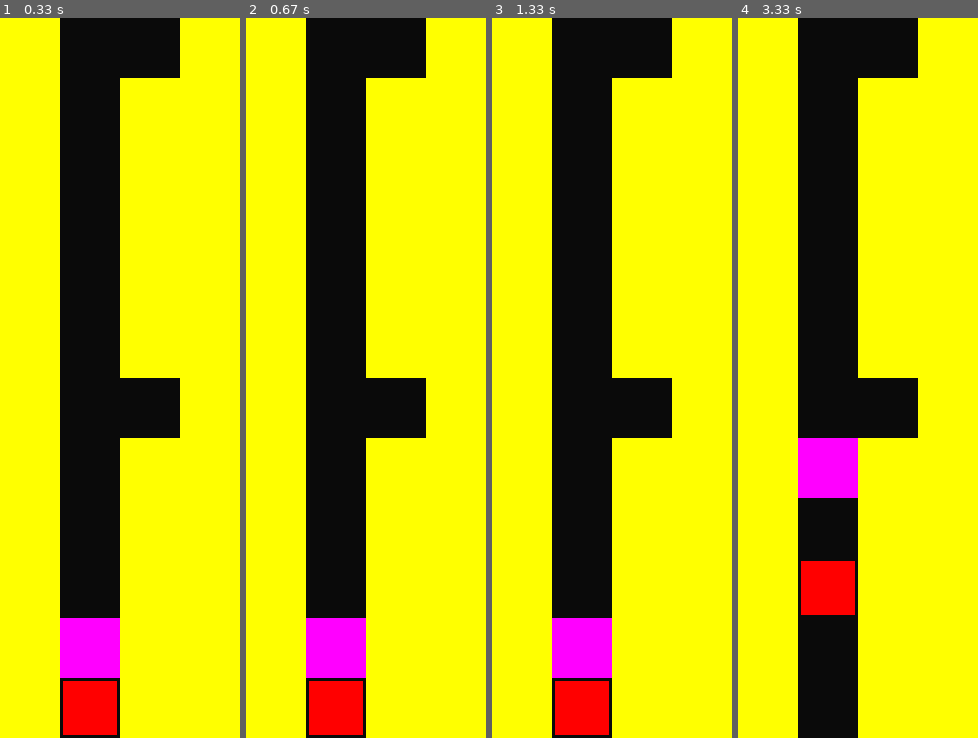
Above: before the commit, frames 1-4 (left to right).
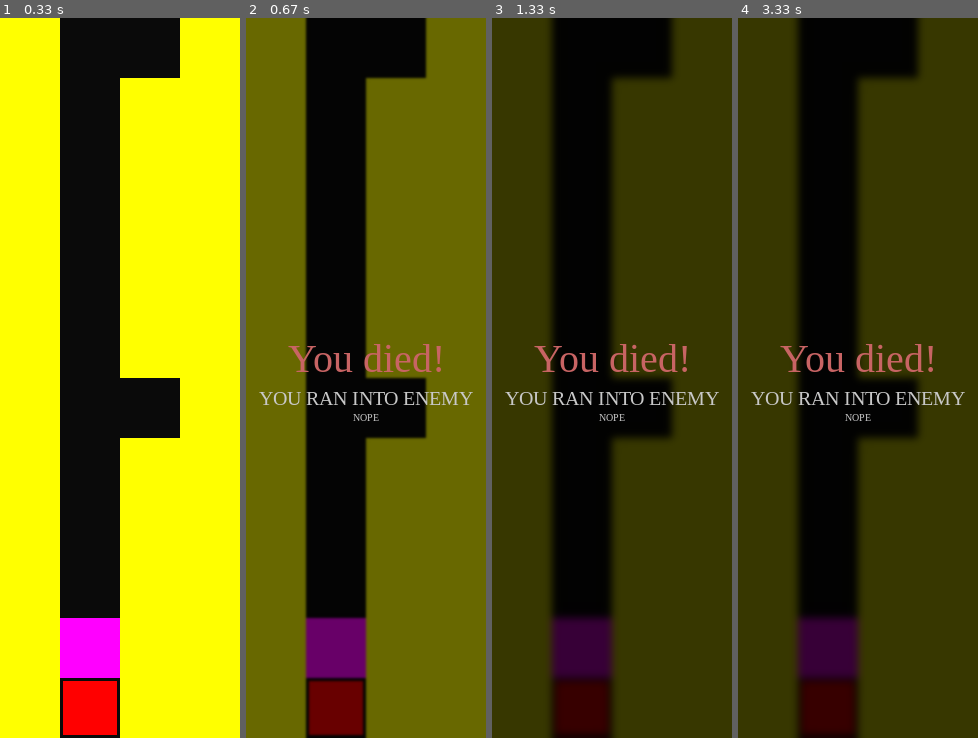
Above: after the commit, the same moments.

Repository: WingedSeal/mazegame
Game: pygame game, started from src/main.py
Same seed, same stepped clock (60 frames per second), same inputs: the game is played once before the commit and once after it.
Inputs:
- Up to frame 1 (0.33 s): no input
- Up to frame 2 (0.67 s): no input
- Up to frame 3 (1.33 s): no input
- Up to frame 4 (3.33 s): no input

Frame 1 is identical in both runs. In frame 2, 76% of the frame differs, in the area x 0-100%, y 0-100%; in frame 3, 76%; in frame 4, 79%.

Commit message:
feat: add text over gameover screen

Diff:
--- a/src/main.py
+++ b/src/main.py
@@ -2,7 +2,8 @@
 
 
 def script():
-
+    move(UP)
+    move(UP)
     while get_tile(UP) != ENEMY:
         move(HALT)
     while get_tile(UP) == ENEMY:
--- a/src/mazegame/game.py
+++ b/src/mazegame/game.py
@@ -1,5 +1,6 @@
 from dataclasses import dataclass
 from enum import Enum, auto
+from pathlib import Path
 import random
 import sys
 import threading
@@ -36,9 +37,18 @@
 @dataclass
 class GameOverData:
     last_frame: pygame.Surface | None
-    reason: str
-    tips: str
     dark_overlay: pygame.Surface
+    heading_surface: pygame.Surface
+    subheading_surface: pygame.Surface
+    tips_surface: pygame.Surface
+
+
+@dataclass
+class GameFont:
+    PATH = Path(__file__).parent / "font.ttf"
+    heading: pygame.font.Font
+    subheading: pygame.font.Font
+    tips: pygame.font.Font
 
 
 class Game:
@@ -63,8 +73,17 @@
         self.players = map.get_tiles(Player)
         for i, player in enumerate(self.players):
             player.index = i
+        pygame.init()
+        pygame.font.init()
+        self.fonts = GameFont(
+            heading=pygame.font.SysFont("Times New Roman", 40),
+            subheading=pygame.font.SysFont("Times New Roman", 20),
+            tips=pygame.font.SysFont("Times New Roman", 10),
+            # heading=pygame.font.Font(GameFont.PATH, 20),
+            # subheading=pygame.font.Font(GameFont.PATH, 20),
+            # tips=pygame.font.Font(GameFont.PATH, 20),
+        )
         self.game_event.set()
-        pygame.init()
         self.map = map
         self.tile_size, self.screen_width, self.screen_height = self._get_tile_size()
         self.display_surface = pygame.display.set_mode(
@@ -193,14 +212,34 @@
         )
         self.game_over_data.dark_overlay.fill((0, 0, 0, int(200 * t_darken)))
         self.display_surface.blit(self.game_over_data.dark_overlay, (0, 0))
+        center = self.display_surface.get_rect().center
+        self.display_surface.blit(
+            self.game_over_data.heading_surface,
+            self.game_over_data.heading_surface.get_rect(
+                center=(center[0], center[1] - 20)
+            ),
+        )
+        self.display_surface.blit(
+            self.game_over_data.subheading_surface,
+            self.game_over_data.subheading_surface.get_rect(
+                center=(center[0], center[1] + 20)
+            ),
+        )
+        self.display_surface.blit(
+            self.game_over_data.tips_surface,
+            self.game_over_data.tips_surface.get_rect(
+                center=(center[0], center[1] + 40)
+            ),
+        )
 
     def game_over(self, reason: str, tips: str) -> None:
         self.state = GameState.GAME_OVER
         self.game_over_data = GameOverData(
             None,
-            reason,
-            tips,
             pygame.Surface(self.display_surface.get_size(), pygame.SRCALPHA),
+            self.fonts.heading.render("You died!", True, (200, 100, 100)),
+            self.fonts.subheading.render(reason, True, (200, 200, 200)),
+            self.fonts.tips.render(tips, True, (200, 200, 200)),
         )
         self.tick_delta_ms = 0
 
